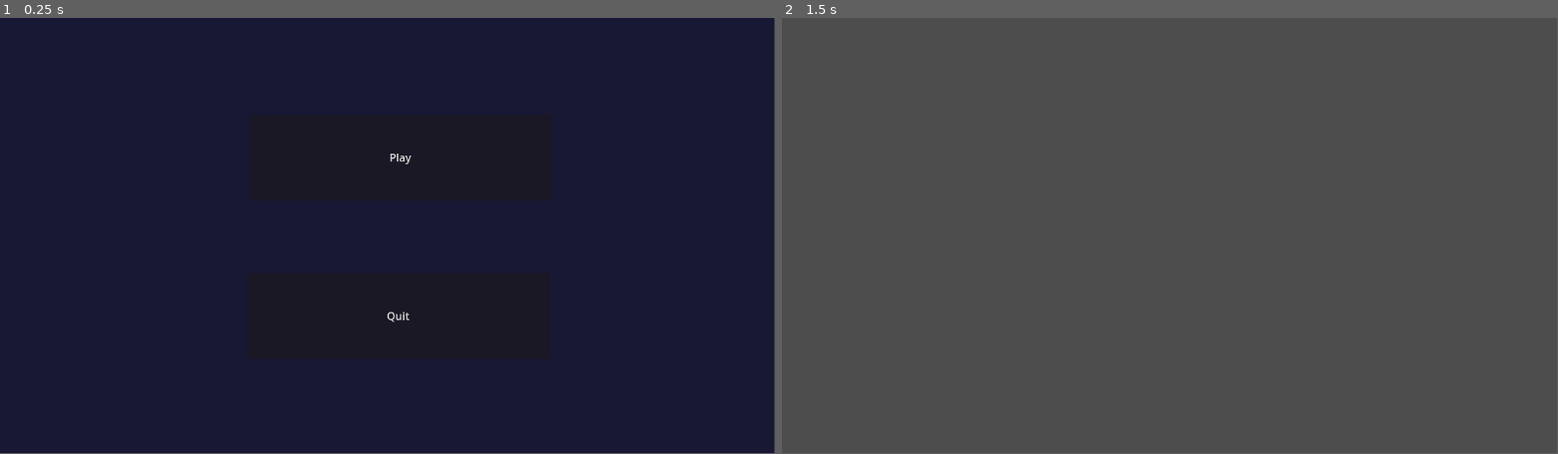
Above: before the commit, frames 1-2 (left to right).
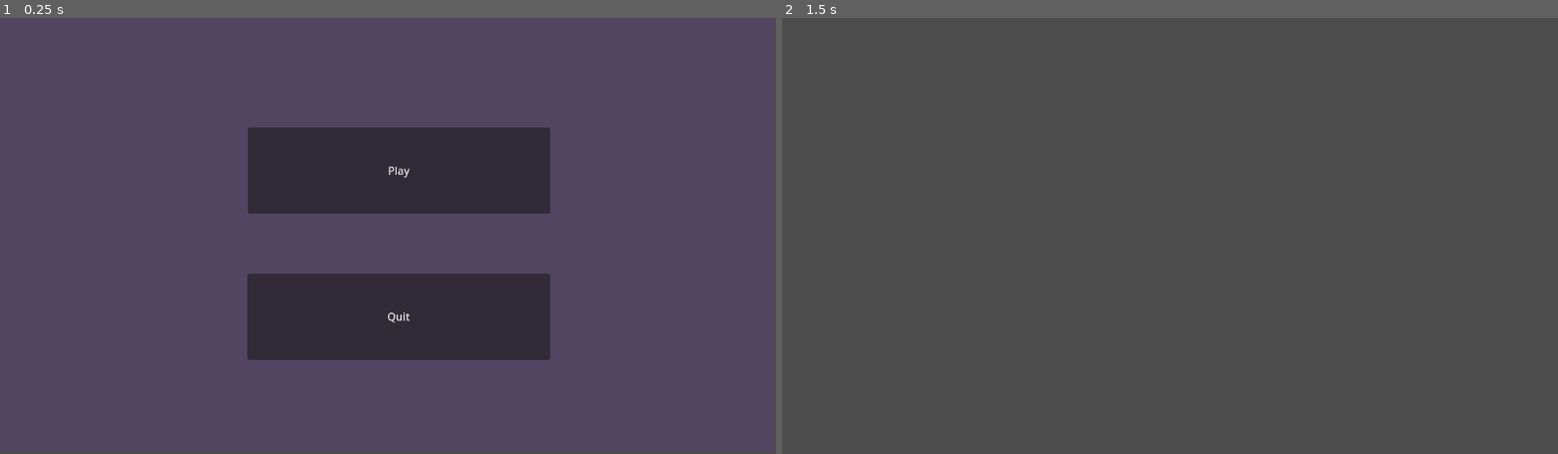
Above: after the commit, the same moments.

Repository: Mex777/BCC
Game: Godot game, scene res://Scenes/MainMenu/main_menu.tscn
Two runs of this game, one before a commit and one after it. Both use one fixed random seed, a clock stepped at 60 frames per second and the inputs below.
Inputs:
- Up to frame 1 (0.25 s): no input
- Up to frame 2 (1.5 s): click "Play" at 0.5 s; tap Enter at 1.25 s
In our replay, the window is 799x449 before the commit and 800x450 after it. These sizes can differ from the game's own. Grey fills any space a smaller window leaves; there, only what the larger window draws over its background counts as a difference.

The runs differ from the first frame. In frame 1, 84% of the frame differs, in the area x 0-100%, y 0-100%; in frame 2, only the window size differs.

Commit message:
Made the screen resizable

Diff:
--- a/Scenes/MainMenu/main_menu.gd
+++ b/Scenes/MainMenu/main_menu.gd
@@ -1,5 +1,7 @@
 extends Node2D
 
+func _ready():
+	get_tree().root.content_scale_aspect = Window.CONTENT_SCALE_ASPECT_IGNORE
 
 func _on_quit_btn_pressed():
 	get_tree().quit()
--- a/Scenes/MainMenu/main_menu.tscn
+++ b/Scenes/MainMenu/main_menu.tscn
@@ -5,23 +5,28 @@
 [node name="Main menu" type="Node2D"]
 script = ExtResource("1_yf4b0")
 
-[node name="Background" type="ColorRect" parent="."]
-offset_right = 1151.0
-offset_bottom = 648.0
-color = Color(0.0941176, 0.0901961, 0.203922, 1)
+[node name="ColorRect" type="ColorRect" parent="."]
+offset_right = 1150.0
+offset_bottom = 645.0
+color = Color(0.321569, 0.270588, 0.380392, 1)
 
 [node name="PlayBtn" type="Button" parent="."]
-offset_left = 371.0
-offset_top = 144.0
-offset_right = 820.0
-offset_bottom = 272.0
+offset_left = 368.0
+offset_top = 163.0
+offset_right = 817.0
+offset_bottom = 291.0
+size_flags_horizontal = 6
+size_flags_vertical = 6
 text = "Play"
+metadata/_edit_use_anchors_ = true
 
 [node name="QuitBtn" type="Button" parent="."]
 offset_left = 367.0
 offset_top = 380.0
 offset_right = 817.0
 offset_bottom = 508.0
+size_flags_horizontal = 4
+size_flags_vertical = 6
 text = "Quit"
 
 [connection signal="pressed" from="PlayBtn" to="." method="_on_play_btn_pressed"]
--- a/project.godot
+++ b/project.godot
@@ -15,6 +15,11 @@
 config/features=PackedStringArray("4.2", "Mobile")
 config/icon="res://icon.svg"
 
+[display]
+
+window/stretch/mode="viewport"
+window/stretch/aspect="expand"
+
 [rendering]
 
 renderer/rendering_method="mobile"
